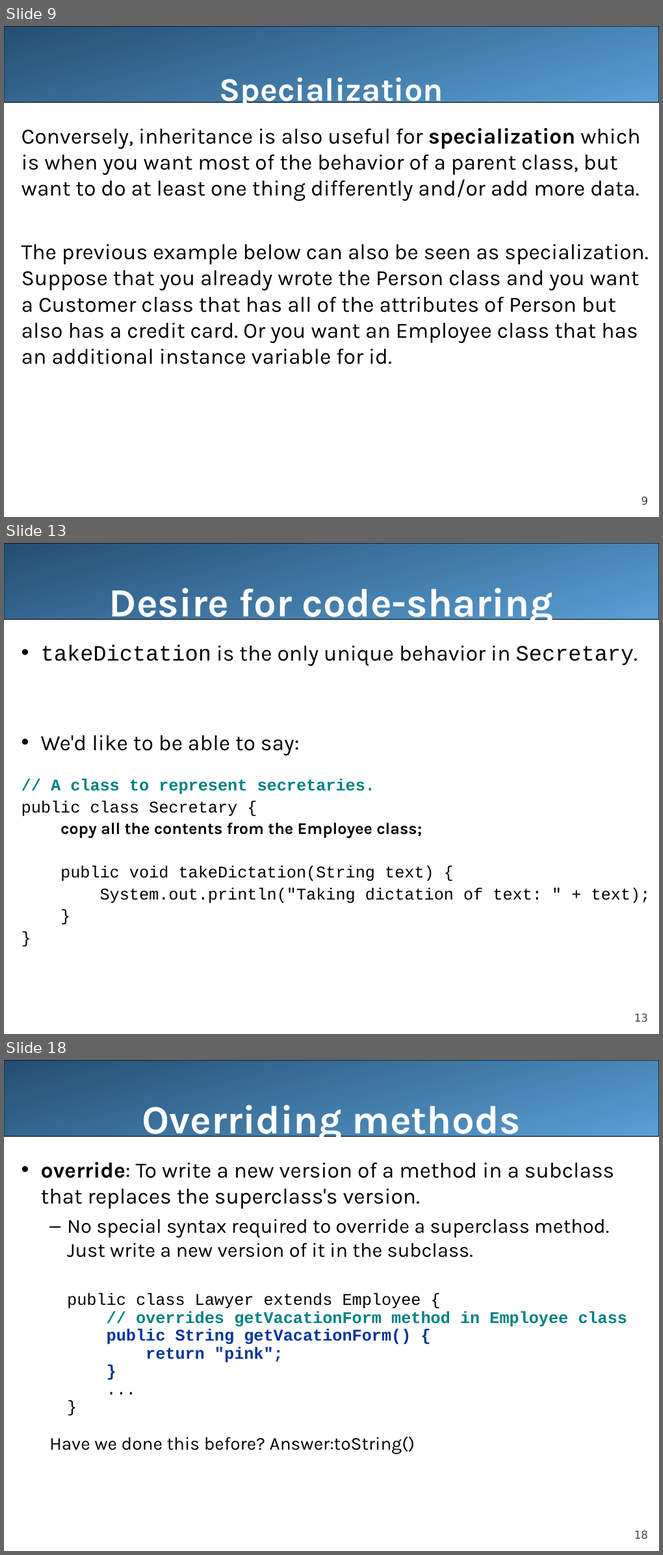
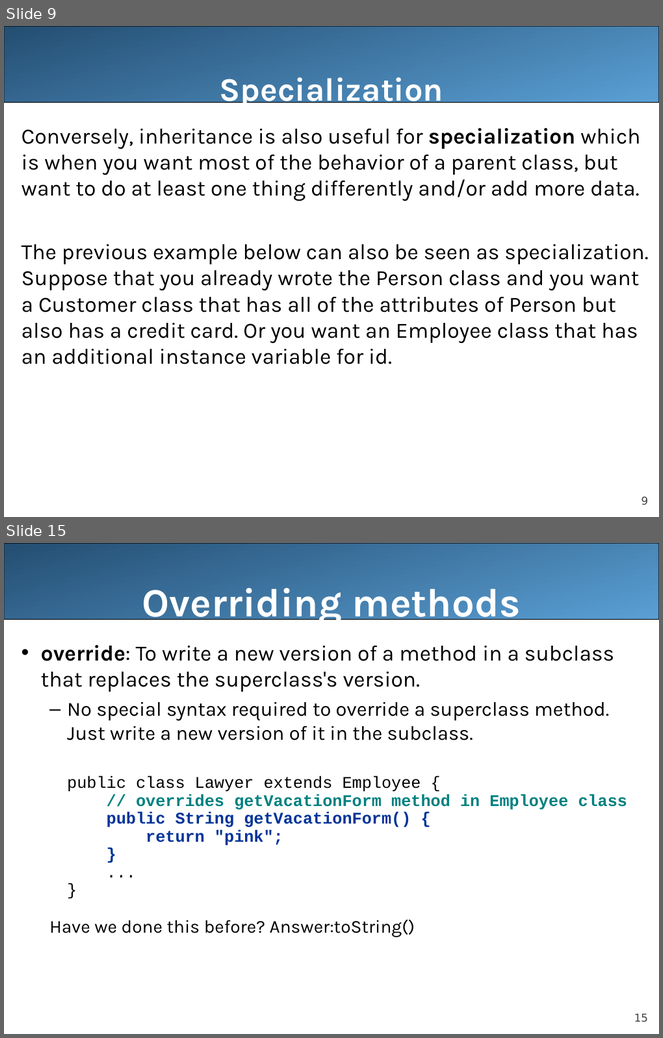
Before and after one commit to LongBaoNguyen/longbaonguyen.github.io, a slide deck: courses/apcsa/lecture21.ppt. Shown one above the other, each under a label of ours: slides 9, 13 and 18 before the commit, slides 9 and 15 after it; the slides between them are not shown. The pictures are 663x1555 and 663x1038 pixels, drawn with LibreOffice and Linux fonts; fonts in the diff are those of the drawing. Boxes give left, top, right and bottom in pixels: in the first picture for what was removed or moved away, otherwise in the second. Text is boxed around its words. In the diff, an @@ line names an element or a change of style, - is before the commit and + after.

```diff
--- a/courses/apcsa/lecture21.ppt
+++ b/courses/apcsa/lecture21.ppt
@@ slide 13 removed at [4,543,659,1034], background #FFFFFF; not listed: 2 template elements that a slide beside it also shows @@
@@ title removed at [109,588,553,626] @@
-Desire for code-sharing
@@ text removed at [22,644,651,904] @@
-• takeDictation is the only unique behavior in Secretary.
-• We'd like to be able to say:
-// A class to represent secretaries.
-public class Secretary {
-copy all the contents from the Employee class;
-public void takeDictation(String text) {
-System.out.println("Taking dictation of text: " + text);
-}
-}
@@ what was slide 18 is now slide 15 @@
@@ page number at [634,1014,648,1022]: text changed @@
-18
+15
```
Also in this commit, not shown: 2 slides changed, 3 slides added, 5 other slides removed, 4 other files.
